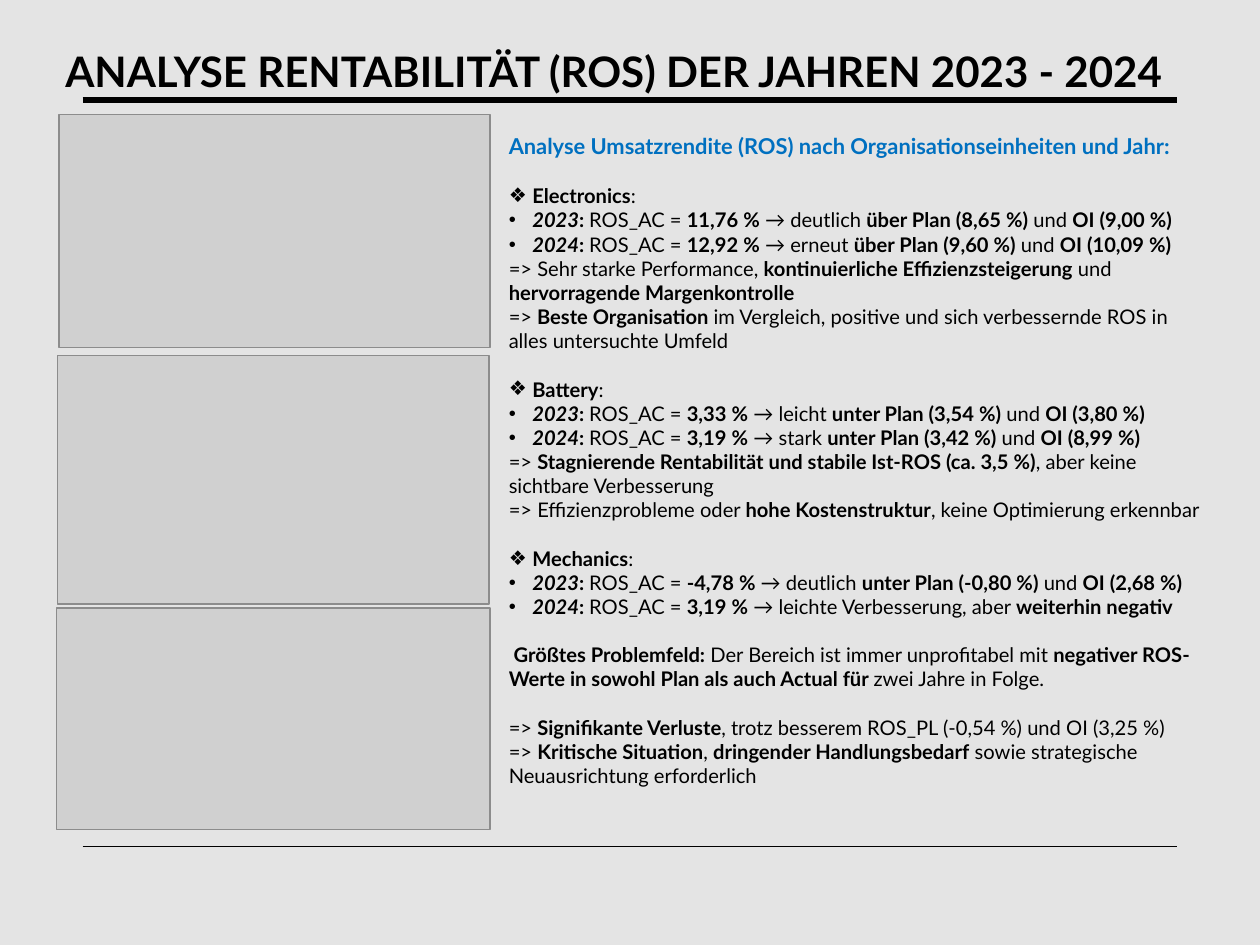
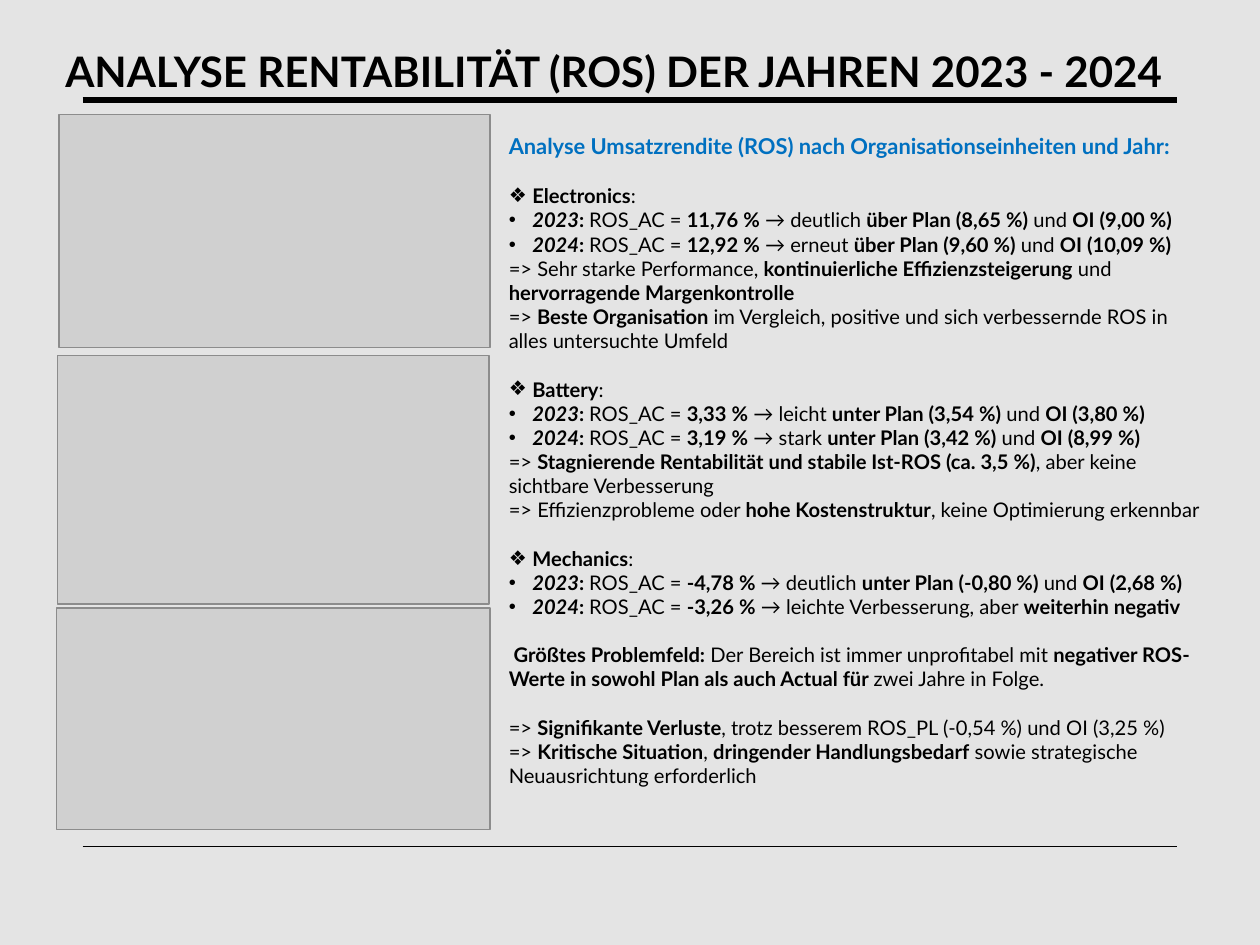
Before and after one commit to tngan7197/Portfolio, a slide deck: slide 14 of BIC_PowerPoint_StA.pptx (slide 13 before the commit). Drawn at 1260x945 pixels with LibreOffice and Linux fonts; fonts in the diff are those of the drawing; grey boxes stand for pictures. Boxes give left, top, right and bottom in pixels: in the first picture for what was removed or moved away, otherwise in the second. Text is boxed around its words. In the diff, an @@ line names an element or a change of style, - is before the commit and + after.

```diff
--- a/BIC_PowerPoint_StA.pptx
+++ b/BIC_PowerPoint_StA.pptx
@@ text at box(532, 599, 1180, 618): text changed @@
-• 2024: ROS_AC = 3,19 % → leichte Verbesserung, aber weiterhin negativ
+• 2024: ROS_AC = -3,26 % → leichte Verbesserung, aber weiterhin negativ
```
Also in this commit, not shown: 12 other slides changed, 1 slide added, 3 other files.
